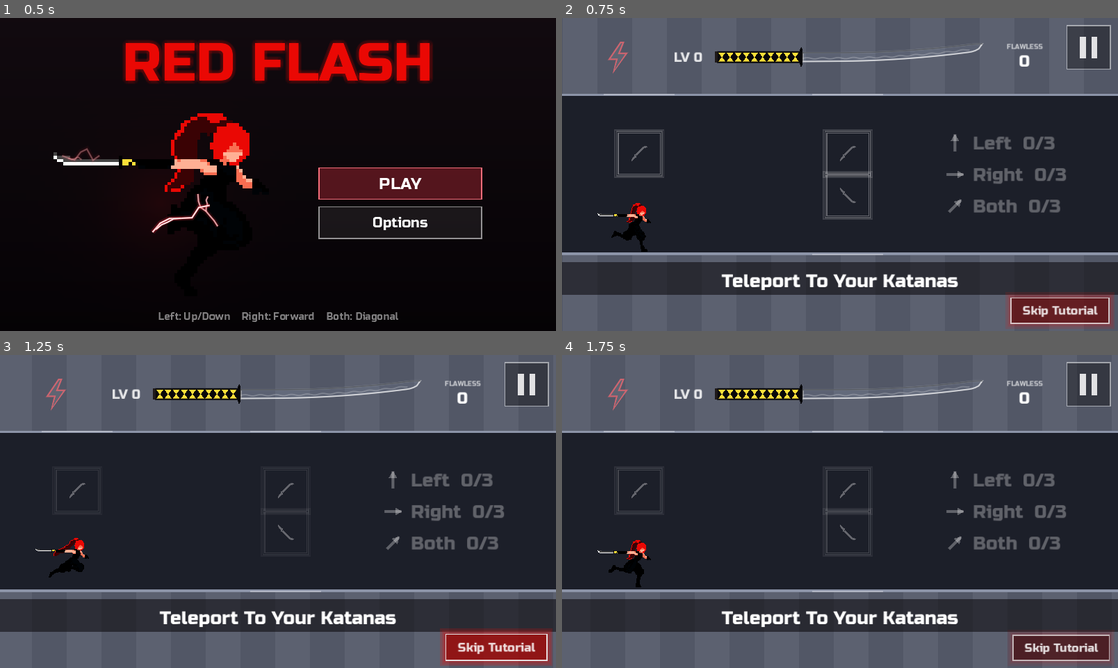
Above: before the commit, frames 1-4 (two rows, left to right).
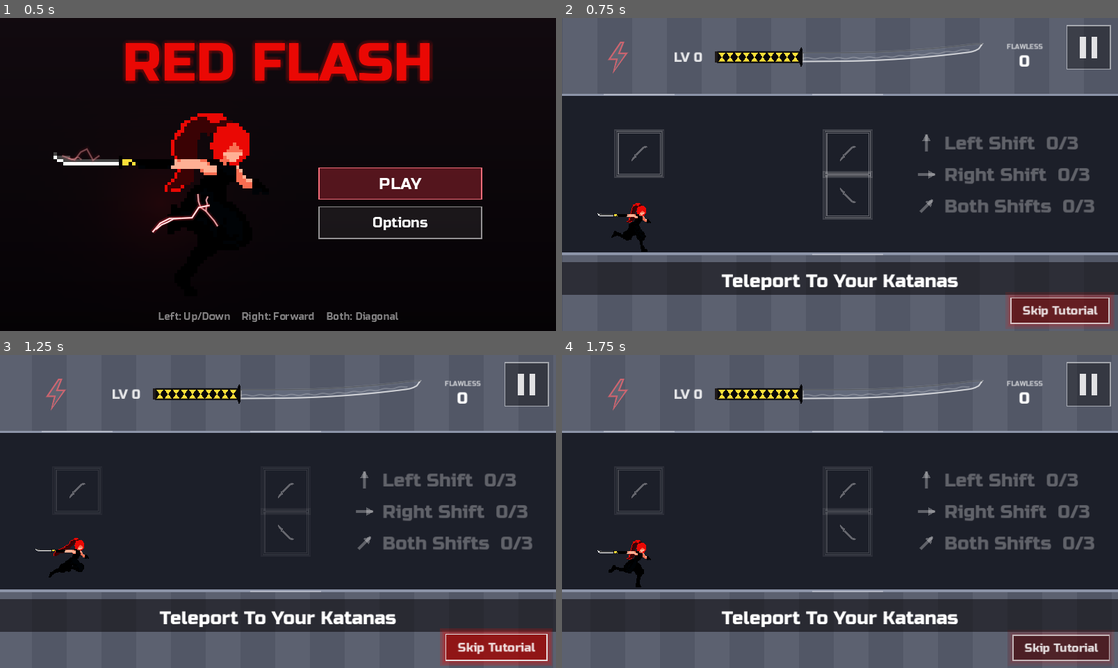
Above: after the commit, the same moments.

Repository: fredsbreads/game-off
Game: Godot game, scene res://scenes/main.tscn
Two runs of this game, one before a commit and one after it. Both use one fixed random seed, a clock stepped at 60 frames per second and the inputs below. Sound files missing from this copy of the repository are replaced by a short silence.
Inputs (mouse positions are in pixels of both pictures, inside the frame that each line leads up to):
- Up to frame 1 (0.5 s): no input
- Up to frame 2 (0.75 s): tap Enter at 0.5 s; move the mouse to (962, 158) at 0.52 s; hold Right from 0.53 s (still down); hold J (tp_vertical) from 0.53 s (still down); click (962, 158) at 0.67 s
- Up to frame 3 (1.25 s): keep holding Right; keep holding J (tp_vertical); tap Space at 0.77 s
- Up to frame 4 (1.75 s): move the mouse to (728, 527) at 1.27 s; release Right at 1.28 s; release J (tp_vertical) at 1.28 s; hold Down from 1.28 s (still down); tap Shift at 1.35 s; tap Space at 1.52 s

Frame 1 is identical in both runs. In frame 2, 2.0% of the frame differs, in the area x 64-96%, y 37-63%; in frame 3, 2.0%; in frame 4, 2.0%.

Commit message:
Tutorial on keyboard names the Shift keys: Left Shift, Right Shift, Both Shifts

Diff:
--- a/scripts/hud.gd
+++ b/scripts/hud.gd
@@ -1119,9 +1119,9 @@
 	var touch := is_touch()
 	var up := tutorial_on_floor
 	var prompts := [
-		["left", "Tap Left" if touch else "Left", Vector2(0, -1) if up else Vector2(0, 1)],
-		["right", "Tap Right" if touch else "Right", Vector2(1, 0)],
-		["both", "Tap Both" if touch else "Both", (Vector2(1, -1) if up else Vector2(1, 1)).normalized()],
+		["left", "Tap Left" if touch else "Left Shift", Vector2(0, -1) if up else Vector2(0, 1)],
+		["right", "Tap Right" if touch else "Right Shift", Vector2(1, 0)],
+		["both", "Tap Both" if touch else "Both Shifts", (Vector2(1, -1) if up else Vector2(1, 1)).normalized()],
 	]
 	for p in prompts:   # how many of each so far
 		p[1] += "  %d/%d" % [mini(int(_tut_count.get(p[0], 0)), tutorial_reps), tutorial_reps]
--- a/scripts/main.gd
+++ b/scripts/main.gd
@@ -539,8 +539,10 @@
 
 ## The move's name as the moves tutorial says it.
 func _move_words(move: int) -> String:
-	var name: String = {Rules.Move.VERTICAL: "Left", Rules.Move.FORWARD: "Right", Rules.Move.DIAGONAL: "Both"}.get(move, "")
-	return ("Tap " if Hud.is_touch() else "Press ") + name
+	if Hud.is_touch():
+		return "Tap " + {Rules.Move.VERTICAL: "Left", Rules.Move.FORWARD: "Right", Rules.Move.DIAGONAL: "Both"}.get(move, "")
+	# (On a keyboard the moves are named by the Shift keys.)
+	return "Press " + {Rules.Move.VERTICAL: "Left Shift", Rules.Move.FORWARD: "Right Shift", Rules.Move.DIAGONAL: "Both Shifts"}.get(move, "")
 
 
 ## The first move that kills from where she is (FORWARD, VERTICAL, DIAGONAL), or NONE.
